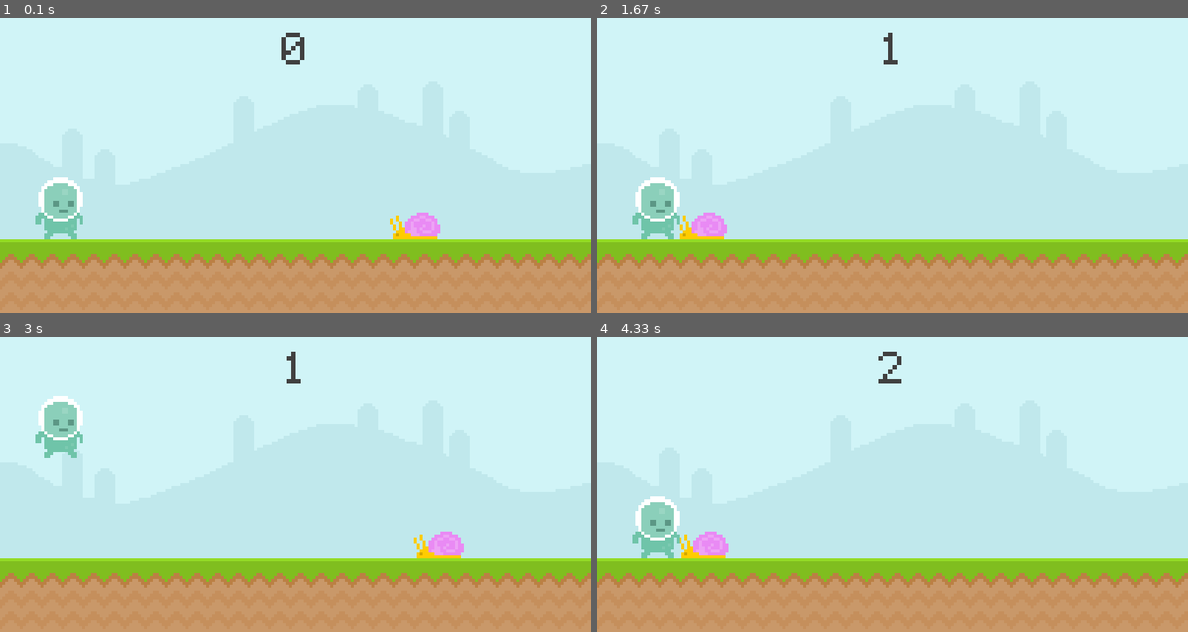
Above: before the commit, frames 1-4 (two rows, left to right).
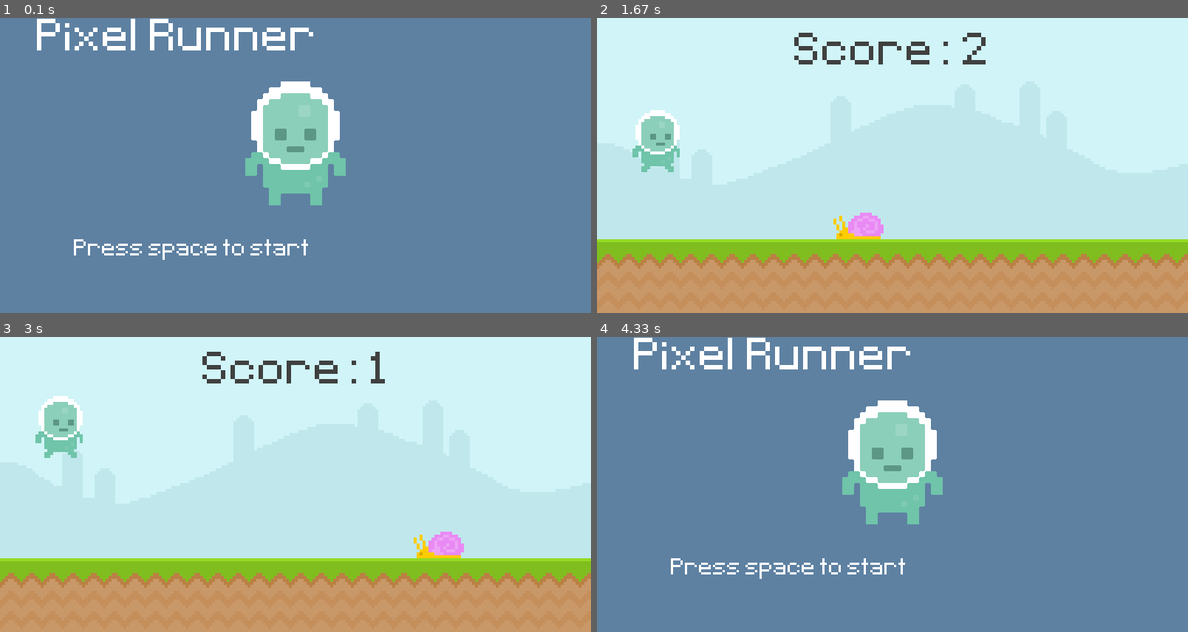
Above: after the commit, the same moments.

Repository: progchris00/Python-Projects
Game: pygame game, started from Pygames/Runner/main.py
The game is run twice, just before and just after one commit, with the same random seed, the same clock (stepped at 60 frames per second) and the same inputs.
Inputs (mouse positions are in pixels of both pictures, inside the frame that each line leads up to):
- Up to frame 1 (0.1 s): no input
- Up to frame 2 (1.67 s): tap Space at 0.33 s; click (892, 183) at 0.72 s; click (1111, 268) at 1.55 s
- Up to frame 3 (3 s): tap Space at 2.33 s; click (277, 434) at 2.72 s
- Up to frame 4 (4.33 s): click (1046, 457) at 3.55 s

The runs differ from the first frame. In frame 1, 100% of the frame differs, in the area x 0-100%, y 0-100%; in frame 2, 4.6%; in frame 3, 0.9%; in frame 4, 100%.

Commit message:
Added a starting message

Diff:
--- a/Pygames/Runner/main.py
+++ b/Pygames/Runner/main.py
@@ -3,7 +3,7 @@
 
 def display_score():
     current_time = round(pygame.time.get_ticks() / 1000) - start_time
-    score_surf = test_font.render(f'{current_time}', False, (64, 64, 64))
+    score_surf = test_font.render(f'Score: {current_time}', False, (64, 64, 64))
     score_rect = score_surf.get_rect(center = (400, 50))
     screen.blit(score_surf, score_rect)
 
@@ -13,8 +13,8 @@
 pygame.display.set_caption('Runner')
 clock = pygame.time.Clock()
 test_font = pygame.font.Font("font/Pixeltype.ttf", 100)
-end_font = pygame.font.Font("font/Pixeltype.ttf", 20)
-game_active = True
+end_font = pygame.font.Font("font/Pixeltype.ttf", 50)
+game_active = False
 start_time = 0
 
 
@@ -29,6 +29,10 @@
 player_surf = pygame.image.load('graphics/Player/player_walk_1.png').convert_alpha()
 player_rect = player_surf.get_rect(midbottom = (80, 300))
 player_gravity = 0
+player_stand = pygame.image.load('graphics/Player/player_stand.png')
+player_stand2x = pygame.transform.scale2x(player_stand)
+player_stand_rect = player_stand2x.get_rect(center = (400, 170))
+
 
 while True:
     for event in pygame.event.get():
@@ -64,5 +68,17 @@
         if snail_rect.colliderect(player_rect):
             game_active = False
 
+    else:
+        screen.fill((94, 129, 162))
+        top_message = test_font.render("Pixel Runner", False, "White")
+        bottom_message = end_font.render("Press space to start", False, "White")
+
+        screen.blit(player_stand2x, player_stand_rect)
+        screen.blits([(bottom_message, (100, 300)), (top_message, (50, 0))])
+
+        # Fix position, color, font size
+
+
+
     pygame.display.update()
     clock.tick(60)
